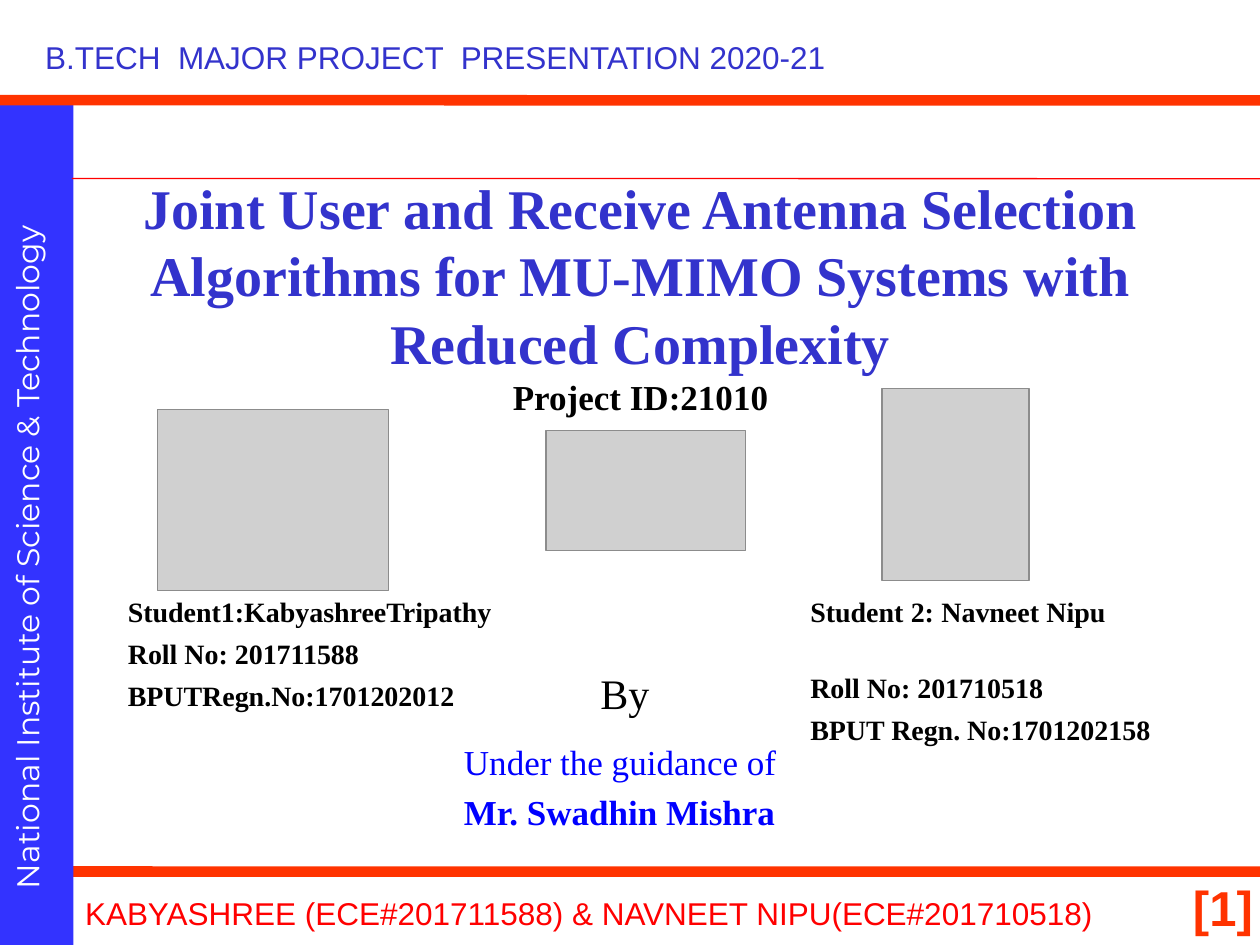
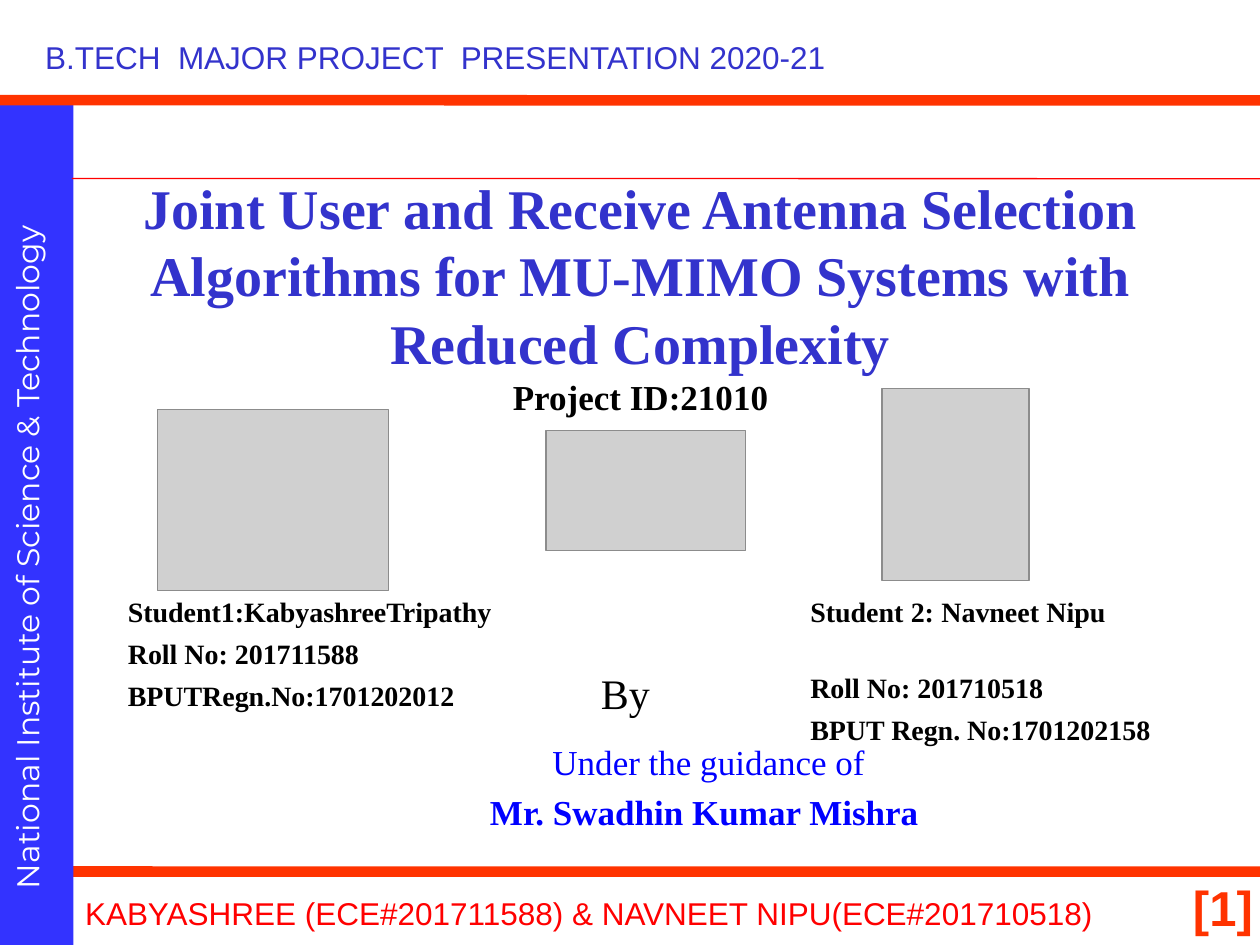
Before and after one commit to navneetnipu/btech_project, a slide deck: slide 1 of 21010.pptx. Drawn at 1260x945 pixels with LibreOffice and Linux fonts; fonts in the diff are those of the drawing; grey boxes stand for pictures; background and template pictures are left out. Boxes give left, top, right and bottom in pixels: in the first picture for what was removed or moved away, otherwise in the second. Text is boxed around its words. In the diff, an @@ line names an element or a change of style, - is before the commit and + after.

```diff
--- a/21010.pptx
+++ b/21010.pptx
@@ text "Under the guidance of": place and size @@
-text "Under the guidance of" at (464, 750, 776, 826)
+text "Under the guidance of" at (490, 750, 918, 826)
@@ text at (552, 750, 864, 782): alignment justified to centre @@
@@ text at (490, 800, 918, 826): text changed @@
-Mr. Swadhin Mishra
+Mr. Swadhin Kumar Mishra
```
Also in this commit, not shown: 12 other slides changed, 1 slide added, 1 other file.
